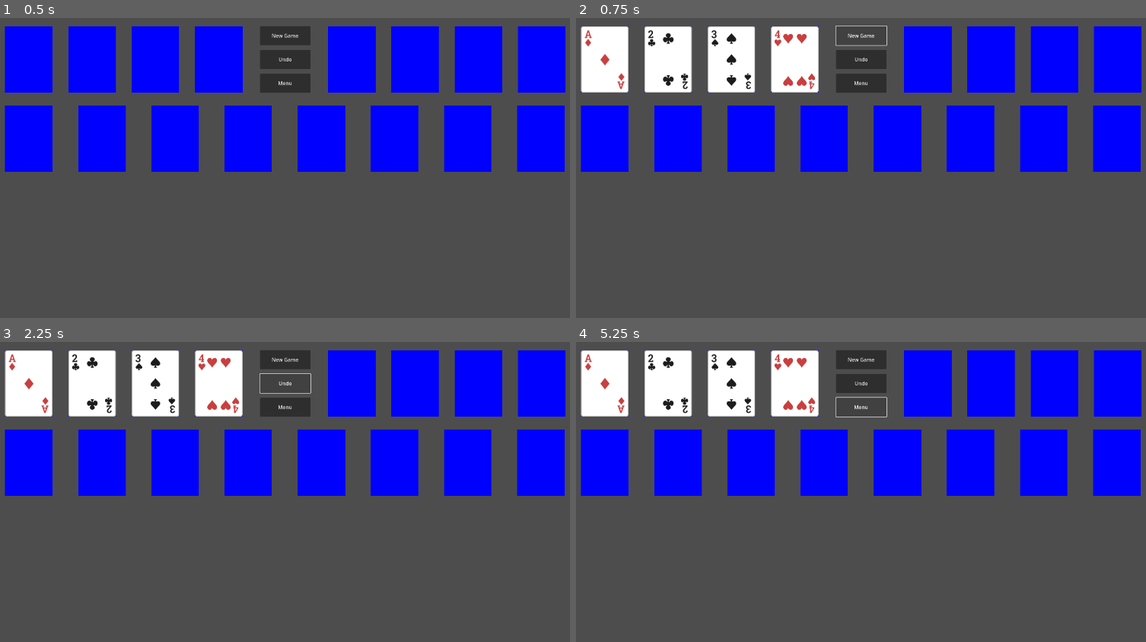
Above: before the commit, frames 1-4 (two rows, left to right).
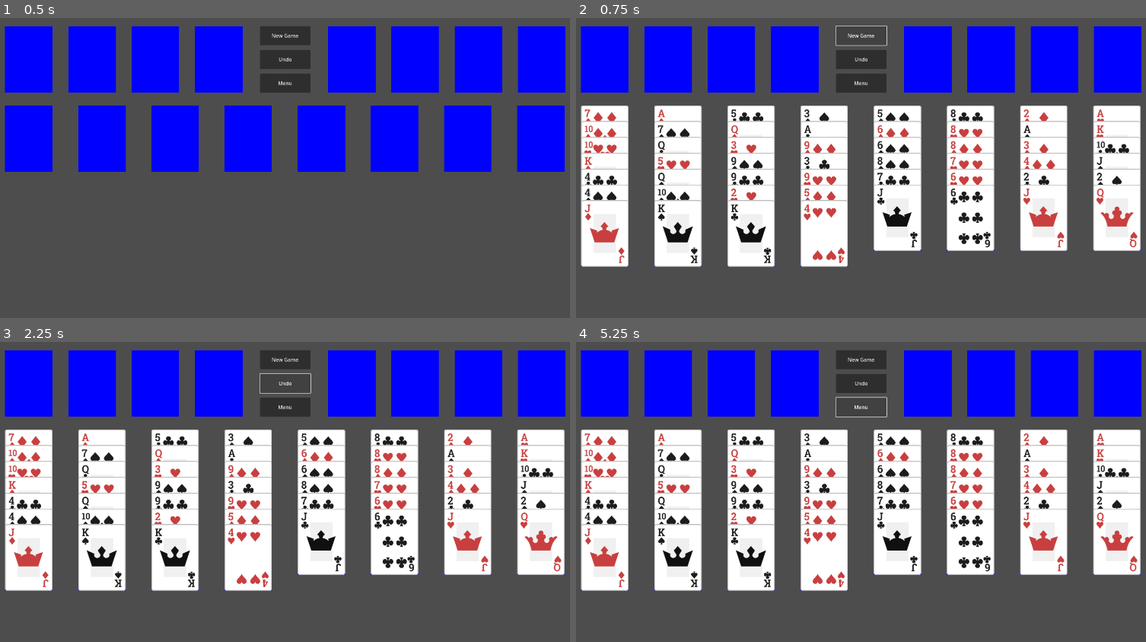
Above: after the commit, the same moments.

Repository: emabrey/card-framework
Game: Godot game, scene res://freecell/scenes/main_game/freecell_game.tscn
The game is run twice, just before and just after one commit, with the same random seed, the same clock (stepped at 60 frames per second) and the same inputs. The project has no main scene, so this scene is started directly.
Inputs:
- Up to frame 1 (0.5 s): no input
- Up to frame 2 (0.75 s): click "New Game" at 0.5 s
- Up to frame 3 (2.25 s): click "New Game" at 1.25 s; click "Undo" at 2 s
- Up to frame 4 (5.25 s): click "Undo" at 2.75 s; click "New Game" at 3.5 s; click "Undo" at 4.25 s; click "Menu" at 5 s

Frame 1 is identical in both runs. In frame 2, 42% of the frame differs, in the area x 0-100%, y 2-83%; in frame 3, 42%; in frame 4, 42%.

Commit message:
feat: implement game generator

Diff:
--- a/card_framework/card_container.gd
+++ b/card_framework/card_container.gd
@@ -74,6 +74,11 @@
 	return true
 
 
+func clear_cards():
+	for card in _held_cards:
+		Util.remove_object(card)
+	_held_cards.clear()
+
 
 func card_can_be_added(_card: Card) -> bool:
 	return true
--- a/card_framework/util.gd
+++ b/card_framework/util.gd
@@ -8,3 +8,8 @@
 		target.global_position = global_pos
 	else:
 		to.add_child(target)
+
+func remove_object(target: Node):
+	if target.get_parent() != null:
+		target.get_parent().remove_child(target)
+	target.queue_free()
--- a/freecell/scenes/card_container/tableau.gd
+++ b/freecell/scenes/card_container/tableau.gd
@@ -6,10 +6,16 @@
 #If not set or set to 0, the stack length is unlimited.
 @export var max_stack_length: int
 
+var is_initializing := false
+
+
 func card_can_be_added(_card: Card) -> bool:
 	var target_card = _card as PlayingCard
 	if target_card == null:
 		return false
+
+	if is_initializing:
+		return true
 
 	if _held_cards.is_empty():
 		return true
--- a/freecell/scenes/card_factory/frecell_card_factory.tscn
+++ b/freecell/scenes/card_factory/frecell_card_factory.tscn
@@ -3,6 +3,6 @@
 [ext_resource type="Script" path="res://freecell/scenes/card_factory/frecell_card_factory.gd" id="1_oppd4"]
 [ext_resource type="PackedScene" uid="uid://gyx3vifd5cc1" path="res://freecell/scenes/card/playing_card.tscn" id="2_ydiob"]
 
-[node name="FrecellCardFactory" type="Node"]
+[node name="FreecellCardFactory" type="Node"]
 script = ExtResource("1_oppd4")
 default_card_scene = ExtResource("2_ydiob")
--- a/freecell/scenes/main_game/freecell_game.gd
+++ b/freecell/scenes/main_game/freecell_game.gd
@@ -1,17 +1,59 @@
 class_name FreecellGame
 extends Node
 
+var freecells := []
+var foundations := []
+var tableaus := []
+var card_factory: FreecellCardFactory
+# XXX: temp magin number
+var current_seed := 617
+
+@onready var card_manager = $CardManager
+@onready var game_generator = $GameGenerator
+
 func _ready() -> void:
+	for i in range(1, 5):
+		var freecell = card_manager.get_node("Freecell_%d" % i)
+		freecells.append(freecell)
+
+	foundations.append(card_manager.get_node("Foundation_Heart"))
+	foundations.append(card_manager.get_node("Foundation_Spade"))
+	foundations.append(card_manager.get_node("Foundation_Diamond"))
+	foundations.append(card_manager.get_node("Foundation_Club"))
+
+	for i in range(1, 9):
+		var tableau = card_manager.get_node("Tableau_%d" % i)
+		tableaus.append(tableau)
+
 	var button = $Button_new_game
-	button.connect("pressed", _set_temp_game)
+	button.connect("pressed", _new_game)
 
-func _set_temp_game():
-	var freecell_1 = $CardManager/Freecell_1
-	var freecell_2 = $CardManager/Freecell_2
-	var freecell_3 = $CardManager/Freecell_3
-	var freecell_4 = $CardManager/Freecell_4
-	var card_factory = $CardManager/FrecellCardFactory
-	card_factory.create_card("diamond_A", freecell_1)
-	card_factory.create_card("club_2", freecell_2)
-	card_factory.create_card("spade_3", freecell_3)
-	card_factory.create_card("heart_4", freecell_4)
+func _new_game():
+	# reset all cards
+	for freecell in freecells:
+		freecell.clear_cards()
+
+	for foundation in foundations:
+		foundation.clear_cards()
+
+	for tableau in tableaus:
+		tableau.clear_cards()
+
+	if card_factory == null:
+		card_factory = $CardManager/FreecellCardFactory
+
+	var deck = game_generator.deal(current_seed)
+	var cards_str = game_generator.generate_cards(deck)
+
+	for tableau in tableaus:
+		tableau.is_initializing = true
+
+	var current_index := 0
+	var offset := tableaus.size()
+	for card_name in cards_str:
+		var tableau = tableaus[current_index]
+		card_factory.create_card(card_name, tableau)
+		current_index = (current_index + 1) % offset
+
+	for tableau in tableaus:
+		tableau.is_initializing = false
--- a/freecell/scenes/main_game/freecell_game.tscn
+++ b/freecell/scenes/main_game/freecell_game.tscn
@@ -7,6 +7,7 @@
 [ext_resource type="PackedScene" uid="uid://c644xfredmjoj" path="res://freecell/scenes/card_factory/frecell_card_factory.tscn" id="4_hp8si"]
 [ext_resource type="PackedScene" uid="uid://d134c8yu6d6qv" path="res://freecell/scenes/card_container/foundation.tscn" id="4_ivlr5"]
 [ext_resource type="PackedScene" uid="uid://bn72g6fewh8aq" path="res://freecell/scenes/card_container/tableau.tscn" id="7_wmb6j"]
+[ext_resource type="PackedScene" uid="uid://dxmui4fuxab8t" path="res://freecell/scenes/main_game/game_generator.tscn" id="8_flq1e"]
 
 [node name="FreecellGame" type="Node"]
 script = ExtResource("1_qroca")
@@ -67,27 +68,28 @@
 offset_top = 50.0
 offset_right = 1120.0
 offset_bottom = 50.0
-suit = 1
+suit = 2
 
 [node name="Foundation_Spade" parent="CardManager" instance=ExtResource("4_ivlr5")]
 offset_left = 1320.0
 offset_top = 50.0
 offset_right = 1320.0
 offset_bottom = 50.0
+suit = 1
 
 [node name="Foundation_Diamond" parent="CardManager" instance=ExtResource("4_ivlr5")]
 offset_left = 1520.0
 offset_top = 50.0
 offset_right = 1520.0
 offset_bottom = 50.0
-suit = 2
+suit = 3
 
 [node name="Foundation_Club" parent="CardManager" instance=ExtResource("4_ivlr5")]
 offset_left = 1720.0
 offset_top = 50.0
 offset_right = 1720.0
 offset_bottom = 50.0
-suit = 3
+suit = 4
 
 [node name="Tableau_1" parent="CardManager" instance=ExtResource("7_wmb6j")]
 offset_left = 100.0
@@ -136,3 +138,5 @@
 offset_top = 300.0
 offset_right = 1717.0
 offset_bottom = 300.0
+
+[node name="GameGenerator" parent="." instance=ExtResource("8_flq1e")]
--- a/freecell/scenes/main_game/game_generator.gd
+++ b/freecell/scenes/main_game/game_generator.gd
@@ -97,12 +97,3 @@
 		_:
 			push_error("Wrong card suit within the game generating process")
 			return PlayingCard.Suit.NONE
-
-
-func _ready():
-	# XXX: Test codes
-	var game_seed = 94717719
-	print("Hand %d" % game_seed)
-	var deck = deal(game_seed)
-	generate_cards(deck)
-	print_log(deck)
Not shown: 1 places in freecell/scenes/main_game/freecell_game.tscn that only renumber resources
